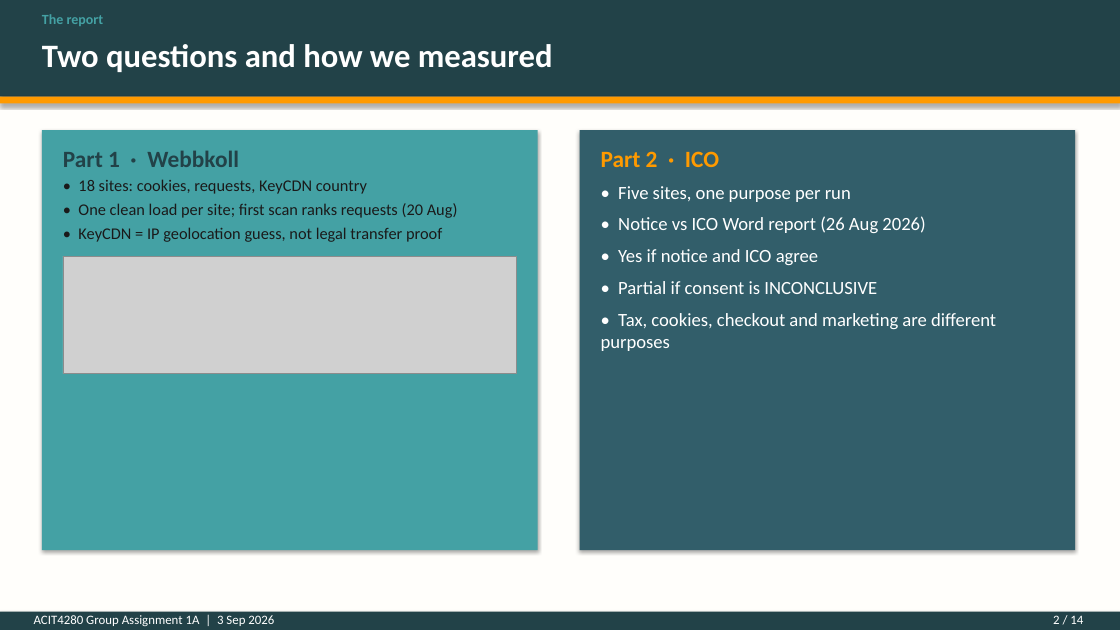
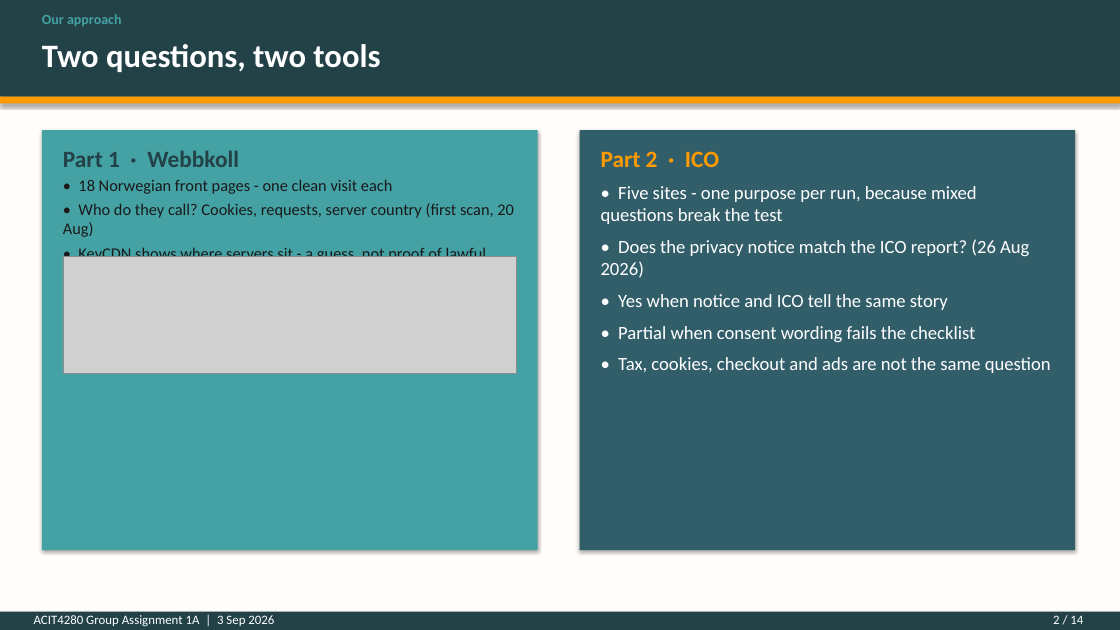
Before and after one commit to kasa031/Bacheloroppgave, a slide deck: slide 2 of ACIT4280_1A_presentation.pptx. Drawn at 1120x630 pixels with LibreOffice and Linux fonts; fonts in the diff are those of the drawing; grey boxes stand for pictures. Boxes give left, top, right and bottom in pixels: in the first picture for what was removed or moved away, otherwise in the second. Text is boxed around its words. In the diff, an @@ line names an element or a change of style, - is before the commit and + after.

```diff
--- a/ACIT4280_1A_presentation.pptx
+++ b/ACIT4280_1A_presentation.pptx
@@ text at bbox=[42, 14, 121, 26]: text changed @@
-The report
+Our approach
@@ text at bbox=[42, 44, 380, 72]: text changed @@
-Two questions and how we measured
+Two questions, two tools
@@ text at bbox=[63, 179, 514, 264]: text changed @@
-• 18 sites: cookies, requests, KeyCDN country
-• One clean load per site; first scan ranks requests (20 Aug)
-• KeyCDN = IP geolocation guess, not legal transfer proof
+• 18 Norwegian front pages - one clean visit each
+• Who do they call? Cookies, requests, server country (first scan, 20 Aug)
+• KeyCDN shows where servers sit - a guess, not proof of lawful transfer
@@ text at bbox=[601, 186, 1051, 373]: text changed @@
-• Five sites, one purpose per run
-• Notice vs ICO Word report (26 Aug 2026)
-• Yes if notice and ICO agree
-• Partial if consent is INCONCLUSIVE
-• Tax, cookies, checkout and marketing are different purposes
+• Five sites - one purpose per run, because mixed questions break the test
+• Does the privacy notice match the ICO report? (26 Aug 2026)
+• Yes when notice and ICO tell the same story
+• Partial when consent wording fails the checklist
+• Tax, cookies, checkout and ads are not the same question
```
Also in this commit, not shown: 12 other slides changed, 4 other files.
